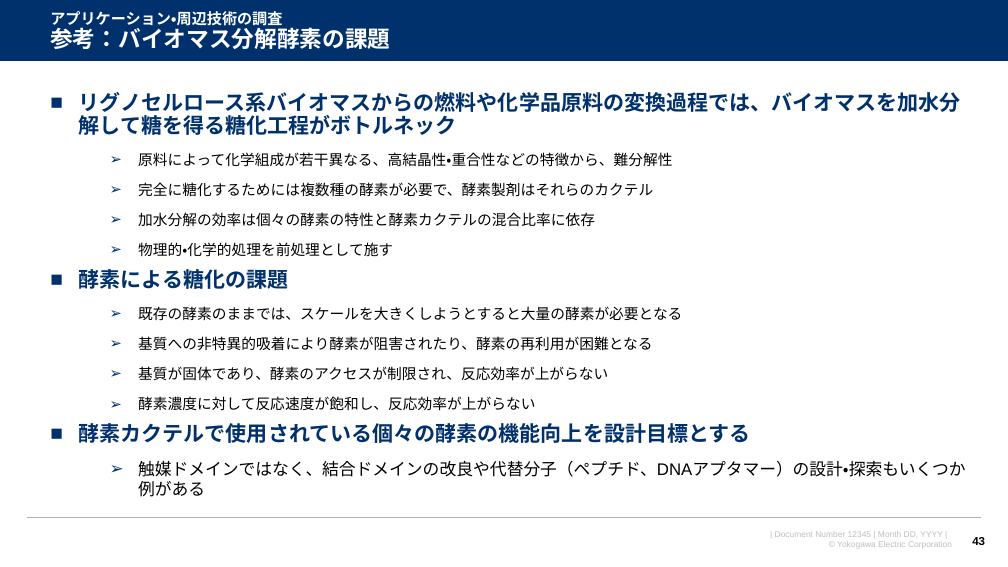
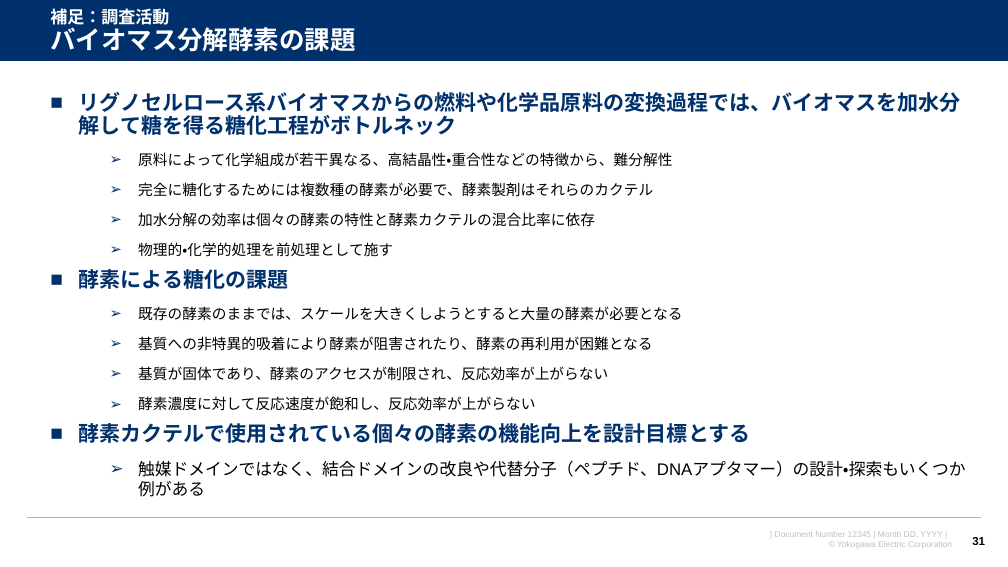
Before and after one commit to watarukumagai-git/denovo, a slide deck: slide 31 of survey_doc/2022年12月度月報_人工酵素設計.pptx (slide 43 before the commit). Drawn at 1008x567 pixels with LibreOffice and Linux fonts; fonts in the diff are those of the drawing; background and template pictures are left out. Boxes give left, top, right and bottom in pixels: in the first picture for what was removed or moved away, otherwise in the second. Text is boxed around its words. In the diff, an @@ line names an element or a change of style, - is before the commit and + after.

```diff
--- a/survey_doc/2022年12月度月報_人工酵素設計.pptx
+++ b/survey_doc/2022年12月度月報_人工酵素設計.pptx
@@ title at box(50, 8, 355, 52): text changed; size 14.4 to 24.3 pt @@
-アプリケーション・周辺技術の調査
-参考：バイオマス分解酵素の課題
+補足：調査活動
+バイオマス分解酵素の課題
@@ page number at box(972, 537, 985, 545): text changed @@
-43
+31
```
Also in this commit, not shown: 16 other slides changed, 13 slides removed.
